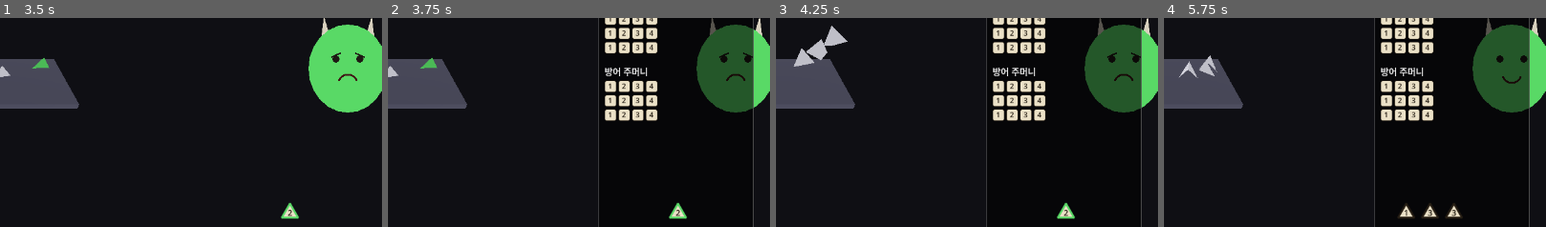
Above: before the commit, frames 1-4 (left to right).
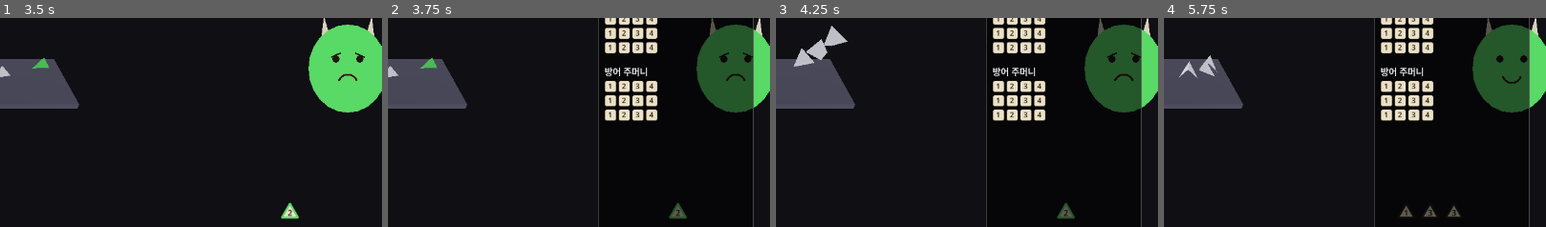
Above: after the commit, the same moments.

Repository: YGseok/ProjectD
Game: Godot game, scene res://code/scenes/character_select.tscn
Two runs of this game, one before a commit and one after it. Both use one fixed random seed, a clock stepped at 60 frames per second and the inputs below.
Inputs:
- Up to frame 1 (3.5 s): click "던전 시작" at 0.5 s; click "전투 방 입장 (1번째 방)" at 1.25 s; click "덱 보기" at 2 s; click "덱 닫기" at 2.75 s
- Up to frame 2 (3.75 s): click "덱 보기" at 3.5 s
- Up to frame 3 (4.25 s): no input
- Up to frame 4 (5.75 s): click "덱 닫기" at 4.25 s; click "덱 보기" at 5 s
The pictures show only the part of the screen within x 49-99%, y 27-77%; the shares and areas given below are measured in that part.

Frame 1 is identical in both runs. In frame 2, 0.2% of the frame differs, in the area x 73-79%, y 88-97%; in frame 3, 0.2%; in frame 4, 0.4%, in the area x 61-78%, y 89-96%.

Commit message:
feat: 전투 결과 화면 UI 개선 — 버튼 텍스트, 덱보기 z-order, 겹침 방지
INBOX.md 신규 피드백(2026-09-09) 반영:
- 승리 후 "던전으로 돌아가기" 버튼 텍스트를 "다음"으로 교체
- combat_test의 DeckPanel에 z_index=10을 줘서 보상 카드/다이스 결과 칩 등
  나중에 추가되는 다른 UI보다 항상 위에 그려지도록 수정
- 전투 결과(승리 보상) 화면이 뜨면 덱보기 토글을 자동으로 닫고, 보상 카드
  영역 폭을 DeckPanel과 겹치지 않게 좁혀서 재오픈해도 겹치지 않도록 함

QA: _debug_show_reward_with_deck_open 훅으로 겹침 여부 스크린샷 검증,
dice_test 회귀 스위트 56개 항목 전체 PASS.

STATUS.md/INBOX.md도 이번 이터레이션 내용으로 갱신 (완료 기록 68 추가,
가장 오래된 항목(58)은 STATUS_ARCHIVE.md로 이동).

Co-Authored-By: Claude Sonnet 5 <noreply@anthropic.com>

Diff:
--- a/code/scenes/combat_test.gd
+++ b/code/scenes/combat_test.gd
@@ -304,8 +304,13 @@
 	await get_tree().create_timer(EXCHANGE_PAUSE_TIME).timeout
 
 	if battle_over:
+		# INBOX.md 피드백(2026-09-09) "결과 화면이 나왔을 때, 덱 보기 토글이 열려있다면
+		# 닫힌다" — 결과 화면(보상/패배)이 덱 패널과 겹쳐 보이지 않도록 강제로 닫는다.
+		if deck_panel.visible:
+			deck_panel.visible = false
+			deck_toggle_button.text = "덱 보기"
 		if player_won:
-			next_button.text = "던전으로 돌아가기"
+			next_button.text = "다음"
 			_show_reward_ui()
 		else:
 			next_button.text = "처음부터 다시"
@@ -479,10 +484,13 @@
 	next_button.hide()
 	_add_reward_frame("승리 보상 — 다이스 아이템을 고르고 적용할 주머니를 선택하세요")
 
-	var card_width := 400.0
+	# INBOX.md 피드백(2026-09-09) "덱보기 토글 또는 결과 선택지의 위치를 조정해서 ...
+	# 겹치지 않도록 한다" — 덱 패널(DeckPanel, x=980~1240)이 결과 화면 도중 다시
+	# 열리더라도 겹치지 않도록, 보상 카드 영역을 x=980 앞(140~960)에서 끝나게 좁힌다.
+	var card_width := 380.0
 	var card_height := 260.0
 	var card_y := 185.0
-	var card_x := [200.0, 640.0]
+	var card_x := [160.0, 560.0]
 	for i in _reward_items.size():
 		var item: Dictionary = _reward_items[i]
 		var built := ItemCardStyle.build_card(item)
@@ -518,7 +526,7 @@
 
 	var custom_btn := Button.new()
 	custom_btn.text = "커스터마이징: 눈금 교환"
-	custom_btn.position = Vector2(200, card_y + card_height + 15)
+	custom_btn.position = Vector2(160, card_y + card_height + 15)
 	custom_btn.size = Vector2(340, 40)
 	custom_btn.pressed.connect(_open_customize_from_reward)
 	add_child(custom_btn)
@@ -537,17 +545,19 @@
 ## 면 선택 — 모두 이 위에 그려서 화면을 재활용한다). D8~D12처럼 면이 많은 다이스는
 ## 얼굴 그리드가 두 줄이 될 수 있어 height를 늘려 부를 수 있게 함(기본 420).
 func _add_reward_frame(title_text: String, height: float = 420.0) -> void:
+	# INBOX.md 피드백(2026-09-09) — 폭을 980(DeckPanel 왼쪽 끝)보다 좁게 잡아 덱 패널이
+	# 결과 화면 중에 다시 열려도 겹치지 않게 한다 (위 card_x 주석 참고).
 	var bg := ColorRect.new()
 	bg.color = Color(0, 0, 0, 0.85)
 	bg.position = Vector2(140, 120)
-	bg.size = Vector2(1000, height)
+	bg.size = Vector2(820, height)
 	add_child(bg)
 	_reward_ui.append(bg)
 
 	var title := Label.new()
 	title.text = title_text
 	title.position = Vector2(170, 140)
-	title.size = Vector2(940, 30)
+	title.size = Vector2(760, 30)
 	add_child(title)
 	_reward_ui.append(title)
 
@@ -655,6 +665,18 @@
 	var hidden_while_open := not next_button.visible
 	customize_panel.close()
 	print("[reward_customize_check] hidden_while_open=%s visible_after_close=%s (기대: true, true)" % [hidden_while_open, next_button.visible])
+
+
+## QA 전용 — INBOX.md 피드백(2026-09-09) "덱보기 토글 또는 결과 선택지의 위치를
+## 조정해서 ... 겹치지 않도록 한다" 검증용. 정상 플레이로 승리 보상 화면까지 도달한
+## 뒤 덱 패널을 다시 여는 것은 물리 정지 대기 때문에 느리므로, 보상 화면을 강제로
+## 띄우고 덱 패널을 곧바로 연 상태로 스크린샷 한 장에서 겹침 여부를 확인한다.
+func _debug_show_reward_with_deck_open() -> void:
+	battle_over = true
+	player_won = true
+	_show_reward_ui()
+	deck_panel.visible = true
+	deck_toggle_button.text = "덱 닫기"
 
 
 ## qa/visual_qa.gd의 GAME_QA_CALL로 호출하기 위한 인자 없는 래퍼 (QA 전용). 정상
--- a/code/scenes/combat_test.tscn
+++ b/code/scenes/combat_test.tscn
@@ -157,6 +157,7 @@
 
 [node name="DeckPanel" type="PanelContainer" parent="."]
 visible = false
+z_index = 10
 offset_left = 980.0
 offset_top = 150.0
 offset_right = 1240.0
@@ -174,7 +175,7 @@
 offset_top = 508.0
 offset_right = 740.0
 offset_bottom = 548.0
-text = "던전으로 돌아가기"
+text = "다음"
 
 [node name="LogLabel" type="Label" parent="."]
 offset_left = 140.0
Not shown, changed: docs/STATUS.md
Not shown, changed: docs/STATUS_ARCHIVE.md
Not shown, changed: docs/feedback/INBOX.md
